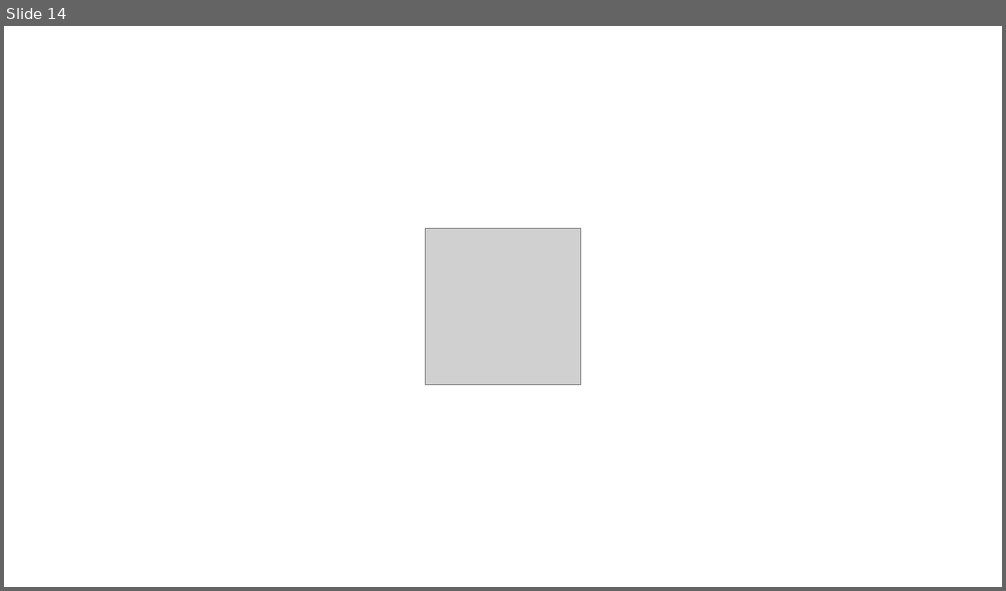
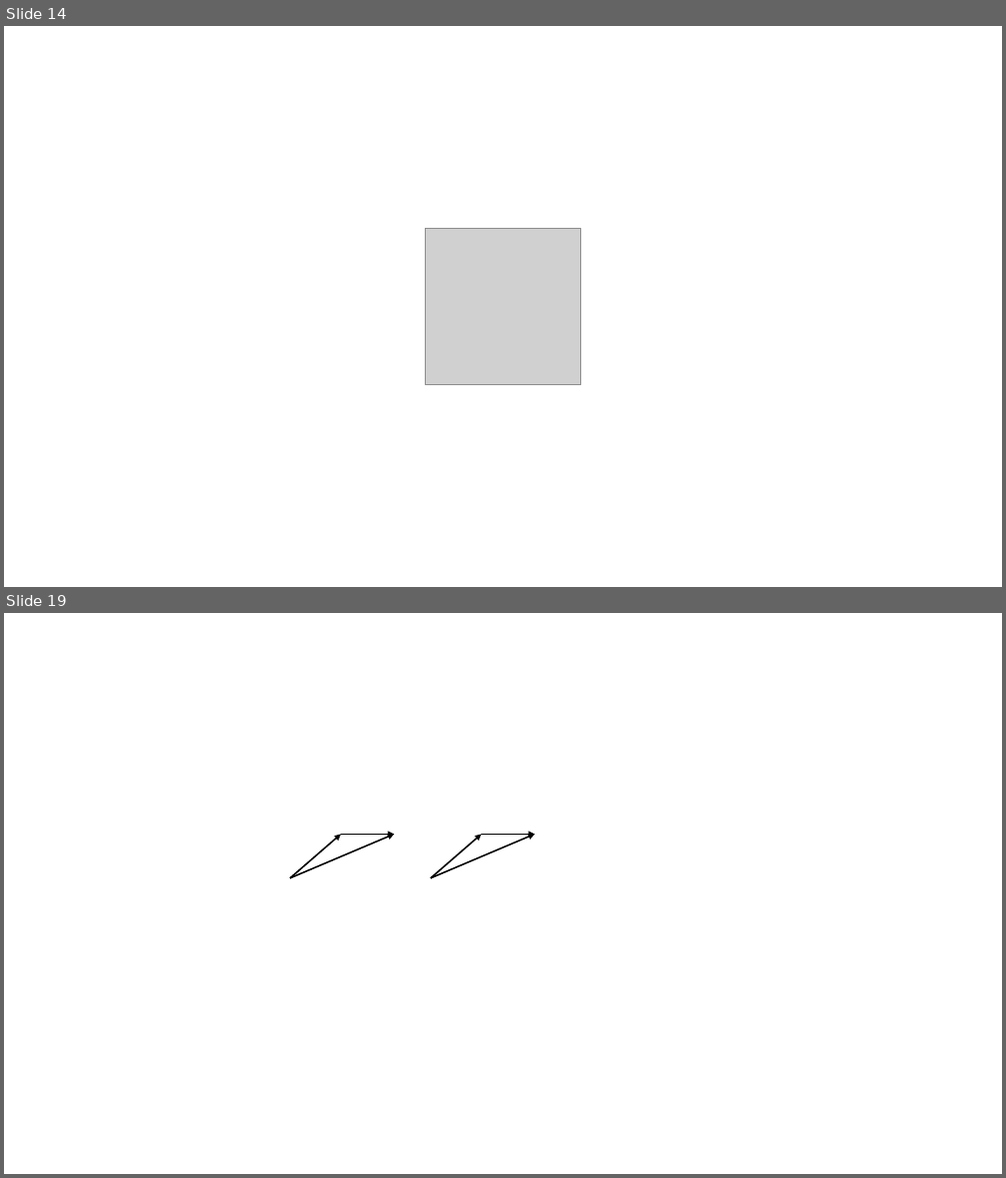
Before and after one commit to lynnkyle/Draw, a slide deck: 科研作图.pptx. Shown one above the other, each under a label of ours: slide 14 before the commit, slides 14 and 19 after it; the slides between them are not shown. The pictures are 1006x591 and 1006x1178 pixels, drawn with LibreOffice and Linux fonts; fonts in the diff are those of the drawing; grey boxes stand for pictures. Boxes give left, top, right and bottom in pixels: in the first picture for what was removed or moved away, otherwise in the second. Text is boxed around its words. In the diff, an @@ line names an element or a change of style, - is before the commit and + after.

```diff
--- a/科研作图.pptx
+++ b/科研作图.pptx
@@ slide 19 added at box(4, 613, 1002, 1174), background #FFFFFF @@
@@ arrow added from (290, 878) to (341, 835), #000000 1.5 pt @@
@@ arrow added from (290, 878) to (394, 835), #000000 1.5 pt @@
@@ arrow added from (341, 835) to (394, 835), #000000 1.5 pt @@
@@ arrow added from (431, 878) to (481, 835), #000000 1.5 pt @@
@@ arrow added from (431, 878) to (535, 835), #000000 1.5 pt @@
@@ arrow added from (481, 835) to (535, 835), #000000 1.5 pt @@
```
Also in this commit, not shown: 5 slides changed, 3 other slides added, 2 slides removed, 1 other file.
